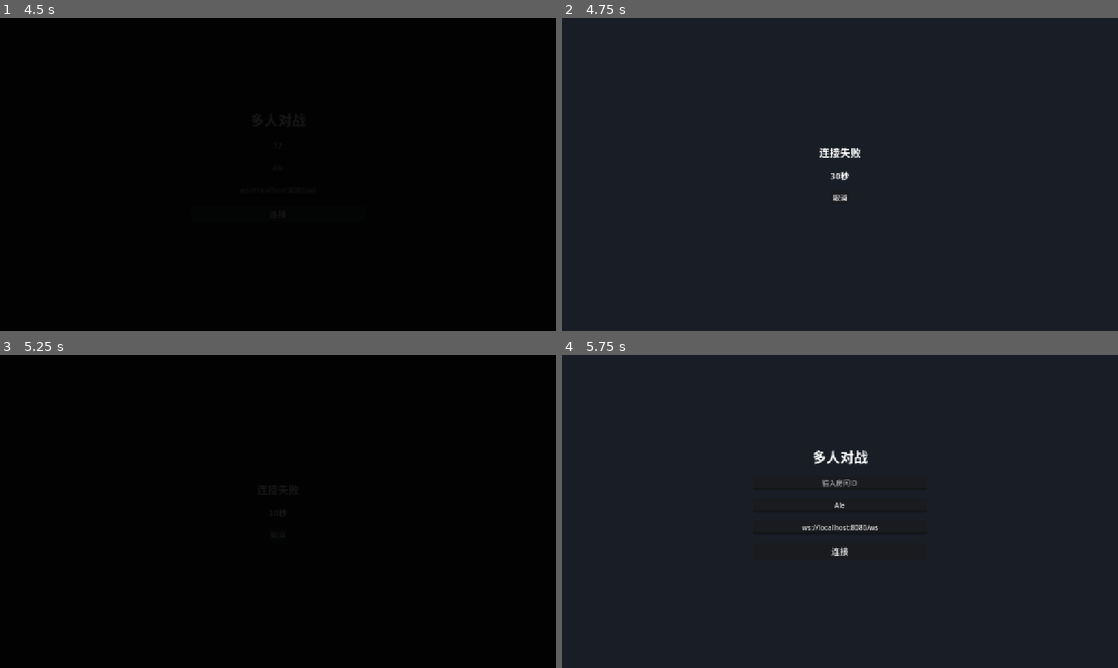
Above: before the commit, frames 1-4 (two rows, left to right).
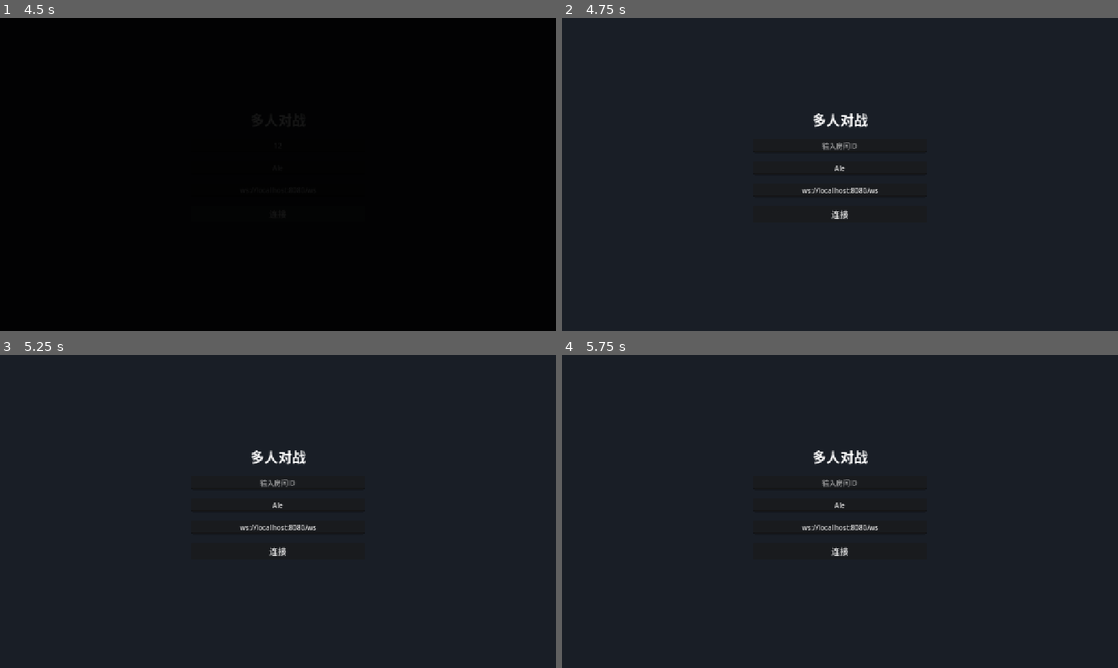
Above: after the commit, the same moments.

Repository: zzhgithub/card_v3
Game: Godot game, scene res://scenes/main.tscn
Same seed, same stepped clock (60 frames per second), same inputs: the game is played once before the commit and once after it.
Inputs (mouse positions are in pixels of both pictures, inside the frame that each line leads up to):
- Up to frame 1 (4.5 s): click "本地游戏" at 0.5 s; click "联机游戏" at 1.25 s; click (278, 146) at 2.02 s; type "12" at 2.1 s; click (278, 168) at 2.25 s; type "Alex" at 2.33 s; click "卡片图鉴" at 2.75 s; click "卡组编辑" at 3.5 s; click "设置" at 4.25 s
- Up to frame 2 (4.75 s): no input
- Up to frame 3 (5.25 s): click (278, 533) at 5 s, where only the run before the commit has a clickable "取消"
- Up to frame 4 (5.75 s): no input

Frame 1 is identical in both runs. In frame 2, 0.9% of the frame differs, in the area x 43-57%, y 30-65%; in frame 3, 99%, in the area x 0-100%, y 0-100%; in frame 4, nothing differs.

Commit message:
fix(godot): align WebSocket message format with Rust server protocol
- Change message format from {type, data} to flat structure {type, field1, field2}
- Update _route_message to handle server message types: joined, opponent_joined, etc.
- Fix room_waiting scene node path for PlayerList
- Rename 'ready' parameter to 'is_player_ready' to avoid signal shadowing

Now Godot client successfully connects to Rust server and joins room.

Co-Authored-By: Claude Opus 4.6 <noreply@anthropic.com>

Diff:
--- a/godot-client/managers/network_manager.gd
+++ b/godot-client/managers/network_manager.gd
@@ -97,18 +97,19 @@
 		is_connected = false
 		_print("Disconnected from server")
 
-## 发送消息
+## 发送消息 (直接展开 data 字段以匹配服务器格式)
 func send_message(type: String, data: Dictionary = {}) -> bool:
 	if not is_connected:
 		_print("Cannot send message: not connected")
 		return false
 
-	var message = {
-		"type": type,
-		"data": data
-	}
+	# 服务器期望直接字段，不是嵌套在 data 中
+	var message = {"type": type}
+	for key in data:
+		message[key] = data[key]
 
 	var json = JSON.stringify(message)
+	_print("Sending JSON: %s" % json)
 	var err = websocket.send_text(json)
 
 	if err == OK:
@@ -118,7 +119,7 @@
 		_print("Failed to send message: %d" % err)
 		return false
 
-## 处理接收到的消息
+## 处理接收到的消息 (服务器直接返回字段，不是嵌套在 data 中)
 func _handle_message(message: String) -> void:
 	_print("Received: %s" % message)
 
@@ -133,7 +134,9 @@
 		return
 
 	var msg_type = parsed.get("type", "")
-	var data = parsed.get("data", {})
+	# 服务器返回的消息直接包含字段，不需要从 data 中提取
+	var data = parsed.duplicate()
+	data.erase("type")
 
 	message_received.emit(msg_type, data)
 	_route_message(msg_type, data)
@@ -141,21 +144,35 @@
 ## 路由消息到具体处理函数
 func _route_message(type: String, data: Dictionary) -> void:
 	match type:
-		"room_joined":
-			current_room_id = data.get("room_id", "")
-			room_joined.emit(current_room_id, data.get("players", []))
-
-		"player_joined":
+		"joined":
+			# 服务器返回 joined 消息，player_id 是字符串
+			_print("Joined room, player_id: %s" % data.get("player_id", ""))
+			# joined 消息没有 room_id，使用 current_room_id
+			room_joined.emit(current_room_id, [])
+
+		"opponent_joined":
 			player_joined.emit(data.get("player_name", ""))
 
-		"player_left":
+		"player_disconnected":
 			player_left.emit(data.get("player_name", ""))
 
-		"player_ready":
-			player_ready_changed.emit(data.get("player_name", ""), data.get("is_ready", false))
+		"waiting_for_deck":
+			_print("Waiting for deck submission")
 
 		"game_started":
 			game_started.emit(data)
+
+		"state_update":
+			_print("State update received")
+
+		"action_request":
+			_print("Action requested")
+
+		"recovery_request":
+			_print("Recovery requested")
+
+		"game_over":
+			_print("Game over, winner: %s" % data.get("winner", "none"))
 
 		"error":
 			_print("Server error: %s" % data.get("message", "Unknown error"))
--- a/godot-client/scenes/game_boads/room_waiting.gd
+++ b/godot-client/scenes/game_boads/room_waiting.gd
@@ -4,7 +4,7 @@
 extends Control
 
 @onready var room_id_label: Label = $VBoxContainer/TopBar/RoomIdLabel
-@onready var player_list: VBoxContainer = $VBoxContainer/MiddleSection/PlayerListPanel/ScrollContainer/PlayerList
+@onready var player_list: VBoxContainer = $VBoxContainer/MiddleSection/PlayerListPanel/VBoxContainer/ScrollContainer/PlayerList
 @onready var ready_btn: Button = $VBoxContainer/TopBar/ReadyBtn
 @onready var leave_btn: Button = $VBoxContainer/TopBar/LeaveBtn
 @onready var deck_dropdown: OptionButton = $VBoxContainer/MiddleSection/RightPanel/DeckDropdown
@@ -104,11 +104,11 @@
 	players = players.filter(func(p): return p.get("name", "") != player_name)
 	_refresh_player_list()
 
-func _on_player_ready_changed(player_name: String, ready: bool) -> void:
-	_print("Player %s ready: %s" % [player_name, ready])
+func _on_player_ready_changed(player_name: String, is_player_ready: bool) -> void:
+	_print("Player %s ready: %s" % [player_name, is_player_ready])
 	for player in players:
 		if player.get("name", "") == player_name:
-			player["is_ready"] = ready
+			player["is_ready"] = is_player_ready
 			break
 	_refresh_player_list()
 
